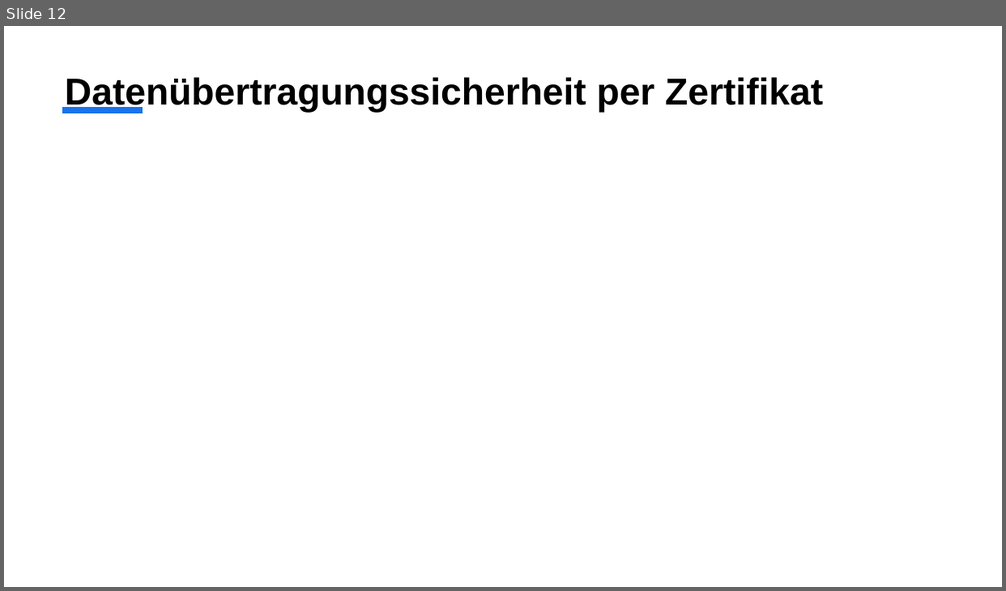
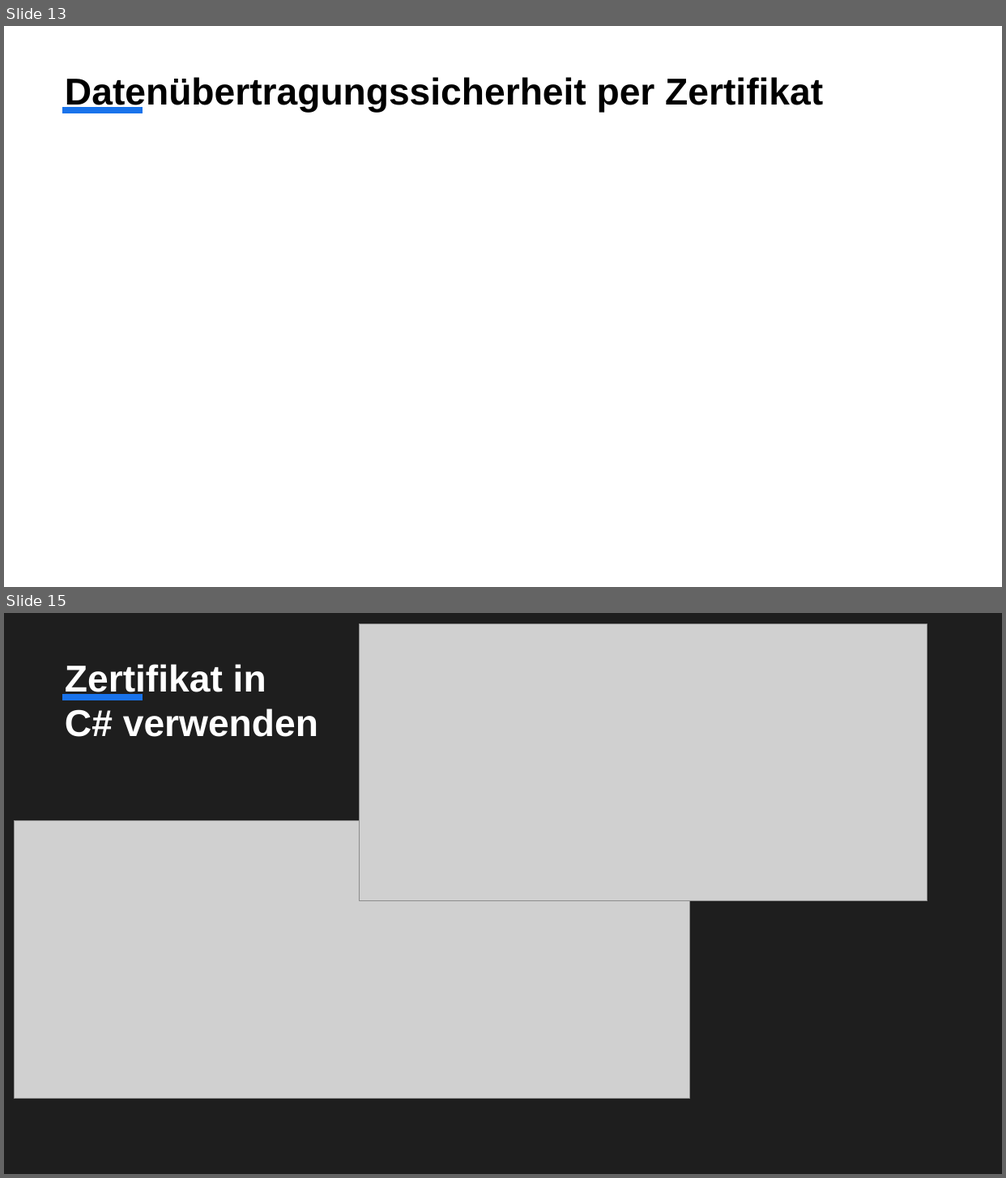
Before and after one commit to k-krauss/MQTT, a slide deck: Präsentation über IoT und MQTT.pptx. Shown one above the other, each under a label of ours: slide 12 before the commit, slides 13 and 15 after it; the slides between them are not shown. The pictures are 1006x591 and 1006x1178 pixels, drawn with LibreOffice and Linux fonts; fonts in the diff are those of the drawing; grey boxes stand for pictures. Boxes give left, top, right and bottom in pixels: in the first picture for what was removed or moved away, otherwise in the second. Text is boxed around its words. In the diff, an @@ line names an element or a change of style, - is before the commit and + after.

```diff
--- a/Präsentation über IoT und MQTT.pptx
+++ b/Präsentation über IoT und MQTT.pptx
@@ slide 15 added at [4, 613, 1002, 1174], background #1E1E1E; not listed: 1 template element that a slide beside it also shows @@
@@ picture added at [360, 624, 927, 901] @@
@@ title added at [65, 664, 318, 737], 36 pt, text #FFFFFF, bold @@
+Zertifikat in
+C# verwenden
@@ picture added at [15, 820, 690, 1099] @@
@@ what was slide 12 is now slide 13 @@
```
Also in this commit, not shown: 3 slides changed, 2 other slides added, 29 other files.
